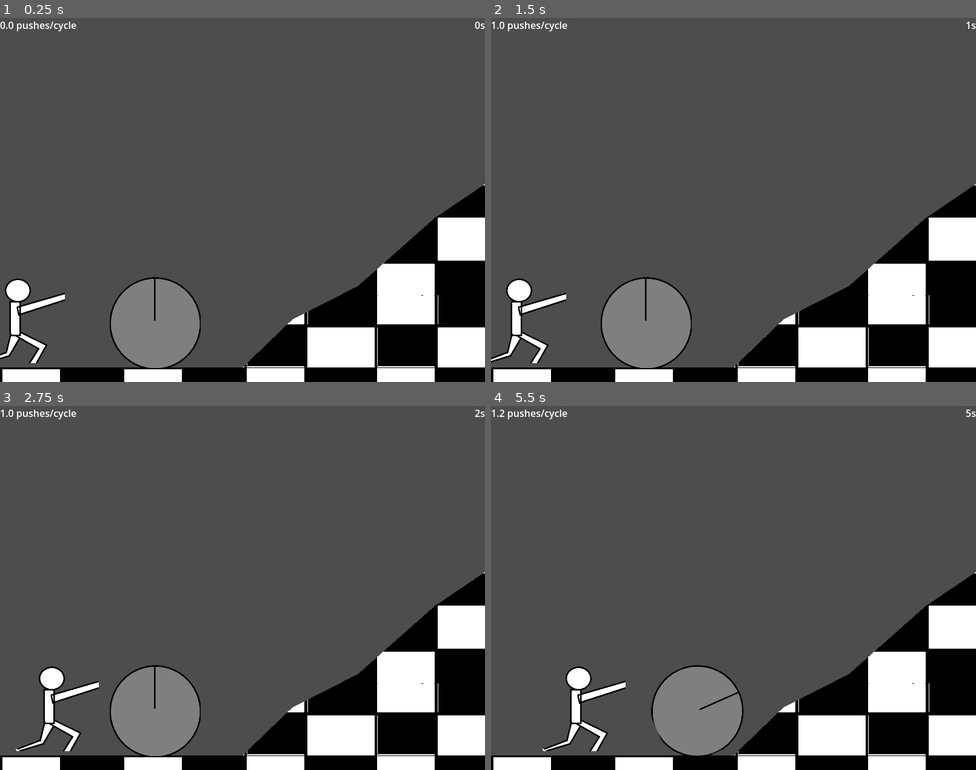
Above: before the commit, frames 1-4 (two rows, left to right).
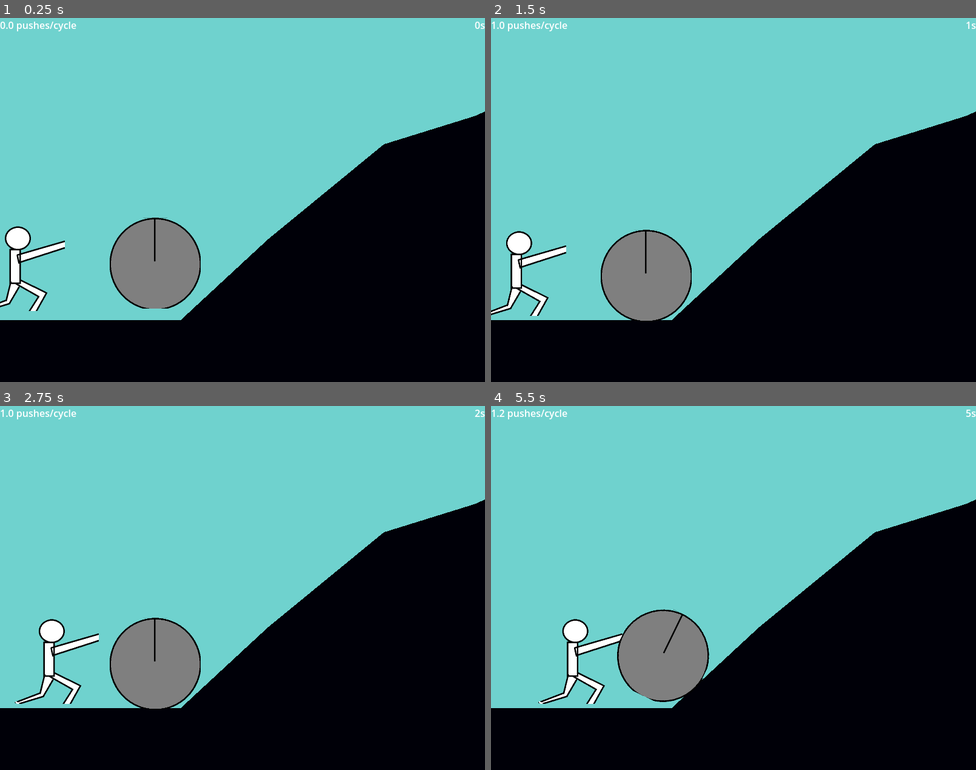
Above: after the commit, the same moments.

Repository: leonardohcl/sisimulator
Game: Godot game, scene res://scenes/game.tscn
Two runs of this game, one before a commit and one after it. Both use one fixed random seed, a clock stepped at 60 frames per second and the inputs below.
Inputs:
- Up to frame 1 (0.25 s): no input
- Up to frame 2 (1.5 s): tap Right (Push) at 0.6, 1.35 s
- Up to frame 3 (2.75 s): tap Right (Push) at 2.1 s
- Up to frame 4 (5.5 s): tap Right (Push) every 0.75 s from 2.85 to 5.1 s; tap Enter at 3.5 s

The runs differ from the first frame. In frame 1, 90% of the frame differs, in the area x 0-100%, y 0-100%; in frame 2, 89%; in frame 3, 89%; in frame 4, 90%.

Commit message:
refactored mountain generation

Diff:
--- a/project.godot
+++ b/project.godot
@@ -13,6 +13,7 @@
 config/name="sisimulator"
 run/main_scene="uid://bsx2dkyhdb32x"
 config/features=PackedStringArray("4.4", "Forward Plus")
+boot_splash/bg_color=Color(0, 0, 0.0352941, 1)
 config/icon="res://icon.svg"
 
 [autoload]
@@ -44,3 +45,4 @@
 [rendering]
 
 textures/canvas_textures/default_texture_repeat=1
+environment/defaults/default_clear_color=Color(0.435294, 0.823529, 0.807843, 1)
--- a/scenes/game.tscn
+++ b/scenes/game.tscn
@@ -7,27 +7,25 @@
 
 [node name="Game" type="Node"]
 script = ExtResource("1_uwrxv")
-speed = 250.0
 
 [node name="Mountain" parent="." instance=ExtResource("2_yqjtg")]
-position = Vector2(0, 576)
-blocks_count = 5
+position = Vector2(-2, 498)
 
 [node name="Sisyphus" parent="." instance=ExtResource("3_lnu2h")]
-position = Vector2(32, 512)
+position = Vector2(32, 403)
 
 [node name="Bolder" parent="." instance=ExtResource("4_lbhrr")]
-position = Vector2(256, 485)
+position = Vector2(256, 376)
 
-[node name="CanvasLayer" type="CanvasLayer" parent="."]
+[node name="UI" type="CanvasLayer" parent="."]
 
-[node name="Average Label" type="Label" parent="CanvasLayer"]
+[node name="Average Label" type="Label" parent="UI"]
 unique_name_in_owner = true
 offset_right = 118.0
 offset_bottom = 23.0
 text = "0 pushes/cycle"
 
-[node name="Time Label" type="Label" parent="CanvasLayer"]
+[node name="Time Label" type="Label" parent="UI"]
 unique_name_in_owner = true
 anchors_preset = 1
 anchor_left = 1.0
--- a/scenes/mountain.tscn
+++ b/scenes/mountain.tscn
@@ -1,33 +1,6 @@
-[gd_scene load_steps=4 format=3 uid="uid://cy871hf2r6sql"]
+[gd_scene load_steps=2 format=3 uid="uid://cy871hf2r6sql"]
 
 [ext_resource type="Script" uid="uid://dekeksop2ndxp" path="res://scripts/mountain.gd" id="1_wb4uc"]
-[ext_resource type="Texture2D" uid="uid://by2jt8i51nmk7" path="res://images/floor.png" id="2_mh5ic"]
-
-[sub_resource type="RectangleShape2D" id="RectangleShape2D_mh5ic"]
-size = Vector2(30, 300)
 
 [node name="Mountain" type="Node2D"]
 script = ExtResource("1_wb4uc")
-
-[node name="Slope" type="StaticBody2D" parent="."]
-collision_mask = 0
-
-[node name="Texture" type="Polygon2D" parent="Slope"]
-unique_name_in_owner = true
-texture = ExtResource("2_mh5ic")
-
-[node name="Collider" type="CollisionPolygon2D" parent="Slope"]
-unique_name_in_owner = true
-
-[node name="Goal Area" type="Area2D" parent="."]
-unique_name_in_owner = true
-collision_layer = 4
-collision_mask = 2
-
-[node name="Goal Collider" type="CollisionShape2D" parent="Goal Area"]
-unique_name_in_owner = true
-position = Vector2(0, -151)
-shape = SubResource("RectangleShape2D_mh5ic")
-debug_color = Color(0.578351, 0.551634, 0.0856506, 0.42)
-
-[connection signal="body_entered" from="Goal Area" to="." method="_on_goal_area_body_entered"]
--- /dev/null
+++ b/scenes/plateau.tscn
@@ -0,0 +1,18 @@
+[gd_scene load_steps=3 format=3 uid="uid://k47v8qwrolou"]
+
+[ext_resource type="Texture2D" uid="uid://by2jt8i51nmk7" path="res://images/floor.png" id="2_x6s7k"]
+
+[sub_resource type="RectangleShape2D" id="RectangleShape2D_7e3mn"]
+size = Vector2(400, 100)
+
+[node name="Plateau" type="StaticBody2D"]
+collision_mask = 0
+
+[node name="Texture" type="Polygon2D" parent="."]
+unique_name_in_owner = true
+texture = ExtResource("2_x6s7k")
+polygon = PackedVector2Array(0, 0, 400, 0, 400, 100, 0, 100)
+
+[node name="CollisionShape2D" type="CollisionShape2D" parent="."]
+position = Vector2(201, 50)
+shape = SubResource("RectangleShape2D_7e3mn")
--- a/scenes/sisyphus.tscn
+++ b/scenes/sisyphus.tscn
@@ -32,6 +32,6 @@
 shape = SubResource("CircleShape2D_o7kd7")
 
 [node name="Hand Collider" type="CollisionShape2D" parent="."]
-position = Vector2(36, -31)
+position = Vector2(34, -44)
 shape = SubResource("CircleShape2D_xkhxw")
 debug_color = Color(0.288528, 0.615513, 0.391458, 0.42)
--- /dev/null
+++ b/scenes/slope.tscn
@@ -0,0 +1,34 @@
+[gd_scene load_steps=4 format=3 uid="uid://e1h4chvqo507"]
+
+[ext_resource type="Script" uid="uid://dt360bv7golhm" path="res://scripts/slope.gd" id="1_rb8yn"]
+[ext_resource type="Script" uid="uid://hbdfypi47744" path="res://scripts/floor.gd" id="2_12vne"]
+
+[sub_resource type="WorldBoundaryShape2D" id="WorldBoundaryShape2D_0ghah"]
+resource_local_to_scene = true
+normal = Vector2(-1, 0)
+
+[node name="Slope" type="Node2D"]
+script = ExtResource("1_rb8yn")
+
+[node name="End Area" type="Area2D" parent="."]
+unique_name_in_owner = true
+collision_layer = 0
+collision_mask = 2
+
+[node name="End Area Collider" type="CollisionShape2D" parent="End Area"]
+unique_name_in_owner = true
+shape = SubResource("WorldBoundaryShape2D_0ghah")
+debug_color = Color(0.540734, 0.561301, 0.236692, 0.42)
+
+[node name="Ground" type="StaticBody2D" parent="."]
+collision_mask = 0
+script = ExtResource("2_12vne")
+
+[node name="Texture" type="Polygon2D" parent="Ground"]
+unique_name_in_owner = true
+color = Color(0, 0, 0.0352941, 1)
+
+[node name="Collider" type="CollisionPolygon2D" parent="Ground"]
+unique_name_in_owner = true
+
+[connection signal="body_entered" from="End Area" to="." method="_on_end_area_body_entered"]
--- /dev/null
+++ b/scripts/floor.gd
@@ -0,0 +1,5 @@
+extends StaticBody2D
+class_name Ground
+
+@onready var texture: Polygon2D = %Texture
+@onready var collider: CollisionPolygon2D = %Collider
--- a/scripts/game.gd
+++ b/scripts/game.gd
@@ -1,7 +1,5 @@
 extends Node
 class_name Game
-
-@export var speed := 100.0
 
 var ellapsed_seconds := 0
 
@@ -15,7 +13,7 @@
 	_update_average_label()
 	PushCounter.cycle_ended.connect(_update_average_label)
 	_start_time_tracking()
-	mountain.reached_top.connect(_game_over)
+	mountain.slope_created.connect(_handle_new_slope_creates)
 
 func _game_over():
 	sisyphus.set_deferred("process_mode", Node.PROCESS_MODE_DISABLED)
@@ -36,3 +34,7 @@
 func _add_second():
 	ellapsed_seconds += 1
 	time_label.text = "%ss" % ellapsed_seconds
+
+## Does something when a new mountain section (Slope) is created
+func _handle_new_slope_creates(slope:Slope):
+	pass
--- a/scripts/mountain.gd
+++ b/scripts/mountain.gd
@@ -1,52 +1,56 @@
 extends Node2D
 class_name Mountain
-
-@export var blocks_count := 10
-@export var plateau_size := 400.0
+@export var max_slopes := 10
+@export_category("Slopes Settings")
+@export var blocks_count := 3
+@export var plateau_size := 300.0
 @export var min_block_size := 100.0
 @export var max_block_size := 300.0
 @export var min_block_angle := 15.0
 @export var max_block_angle := 45.0
 
-@onready var collider: CollisionPolygon2D = %Collider
-@onready var texture: Polygon2D = %Texture
-@onready var goal_area: Area2D = %"Goal Area"
-@onready var goal_collider: CollisionShape2D = %"Goal Collider"
+signal slope_created(slope:Slope)
 
-signal reached_top()
+var slopes: Array[Slope]
+var thresholds_count := 0
 
 func _ready() -> void:
-	_generate_floor()
+	await _generate_slope(true)
+	for x in max_slopes - 1:
+		await _generate_slope()
 
-func _place_goal(last_point: Vector2):
-	(goal_collider.shape as RectangleShape2D).size.x = plateau_size
-	goal_collider.position.y = -(goal_collider.shape as RectangleShape2D).size.y * 0.5
-	goal_area.global_position = to_global(last_point) - Vector2(plateau_size * 0.5, 0)
+func _generate_slope(is_plateau := false):
+	if slopes.size() >= max_slopes:
+		_remove_oldest_slope()
 
-func _generate_floor():
-	# starting plateau
-	var points = [Vector2.ZERO, Vector2(plateau_size, 0)]
+	var slope = preload("res://scenes/slope.tscn").instantiate() as Slope
+	if is_plateau:
+		slope.blocks_count = 1
+		slope.min_block_size = plateau_size
+		slope.max_block_size = plateau_size
+		slope.min_block_angle = 0
+		slope.max_block_angle = 0
+	else:
+		slope.blocks_count = blocks_count
+		slope.min_block_size = min_block_size
+		slope.max_block_size = max_block_size
+		slope.min_block_angle = min_block_angle
+		slope.max_block_angle = max_block_angle
 
-	# slope sections
-	for x in blocks_count:
-		var size = randf_range(min_block_size, max_block_size)
-		var angle = -deg_to_rad(randf_range(min_block_angle, max_block_angle))
-		var coords = points[-1] + Vector2(size, 0).rotated(angle)
-		points.append(coords)
+	if slopes.size():
+		slope.position = slopes[-1].position + slopes[-1].last_point()
 
-	# ending plateau
-	points.append(points[-1] + Vector2(plateau_size, 0))
+	slope.reached_threshold.connect(_handle_slope_threshold_reached)
+	slopes.append(slope)
+	call_deferred("add_child", slope)
+	await slope.ready
+	slope_created.emit(slope)
 
-	var first_point = points[0]
-	var last_point = points[-1]
-	points.append(Vector2(last_point.x, first_point.y + 100))
-	points.append(Vector2(first_point.x, first_point.y + 100))
+func _remove_oldest_slope():
+	slopes.pop_front().queue_free()
 
-	collider.polygon = points
-	texture.polygon = points
-	_place_goal(last_point)
-
-
-func _on_goal_area_body_entered(body: Node2D) -> void:
-	if body is Bolder:
-		reached_top.emit()
+func _handle_slope_threshold_reached():
+	thresholds_count += 1
+	if thresholds_count >= 0.8 * max_slopes:
+		_generate_slope()
+		thresholds_count = 0
--- /dev/null
+++ b/scripts/slope.gd
@@ -0,0 +1,57 @@
+extends Node2D
+class_name Slope
+
+@export var blocks_count := 10
+@export var min_block_size := 100.0
+@export var max_block_size := 300.0
+@export var min_block_angle := 15.0
+@export var max_block_angle := 45.0
+@export var base_height := 600.0
+
+@onready var end_area: Area2D = %"End Area"
+@onready var texture: Polygon2D = %Texture
+@onready var collider: CollisionPolygon2D = %Collider
+
+signal reached_threshold()
+
+var _points: Array[Vector2]
+
+func width():
+	return last_point().x
+
+func height():
+	return last_point().y
+
+func first_point():
+	return _points[0]
+
+func last_point() -> Vector2:
+	return _points[-1]
+
+func points() -> Array[Vector2]:
+	return _points.map(func(v): return to_global(v))
+
+func _ready() -> void:
+	_generate()
+
+func _generate():
+	_points = [Vector2.ZERO]
+	for x in blocks_count:
+		var size = randf_range(min_block_size, max_block_size)
+		var angle = -deg_to_rad(randf_range(min_block_angle, max_block_angle))
+		var coords = last_point() + Vector2(size, 0).rotated(angle)
+		_points.append(coords)
+
+	end_area.position = _points[-2]
+
+	var polygon = _points.duplicate()
+	polygon.append(Vector2(last_point().x, base_height))
+	polygon.append(Vector2(first_point().x, base_height))
+
+	collider.polygon = polygon
+	texture.polygon = polygon
+
+func _on_end_area_body_entered(body: Node2D) -> void:
+	if body is Sisiphus or body is Bolder:
+		end_area.queue_free()
+		reached_threshold.emit()
Not shown, added: scripts/floor.gd.uid
Not shown, added: scripts/slope.gd.uid
